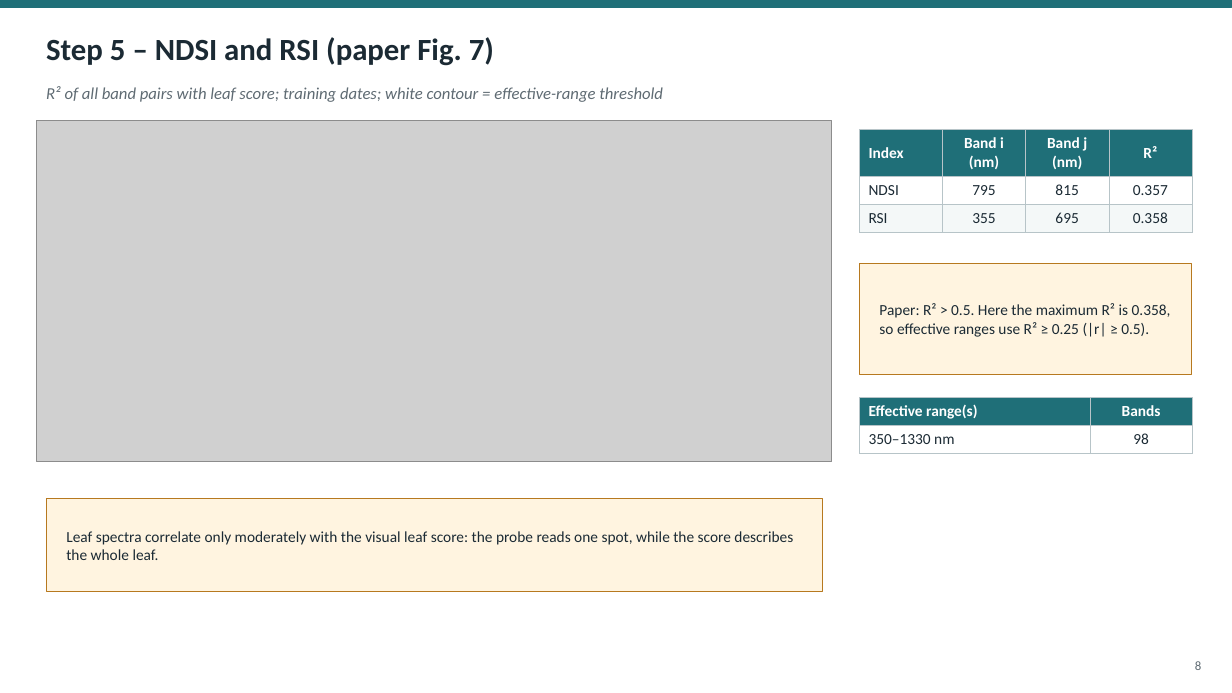
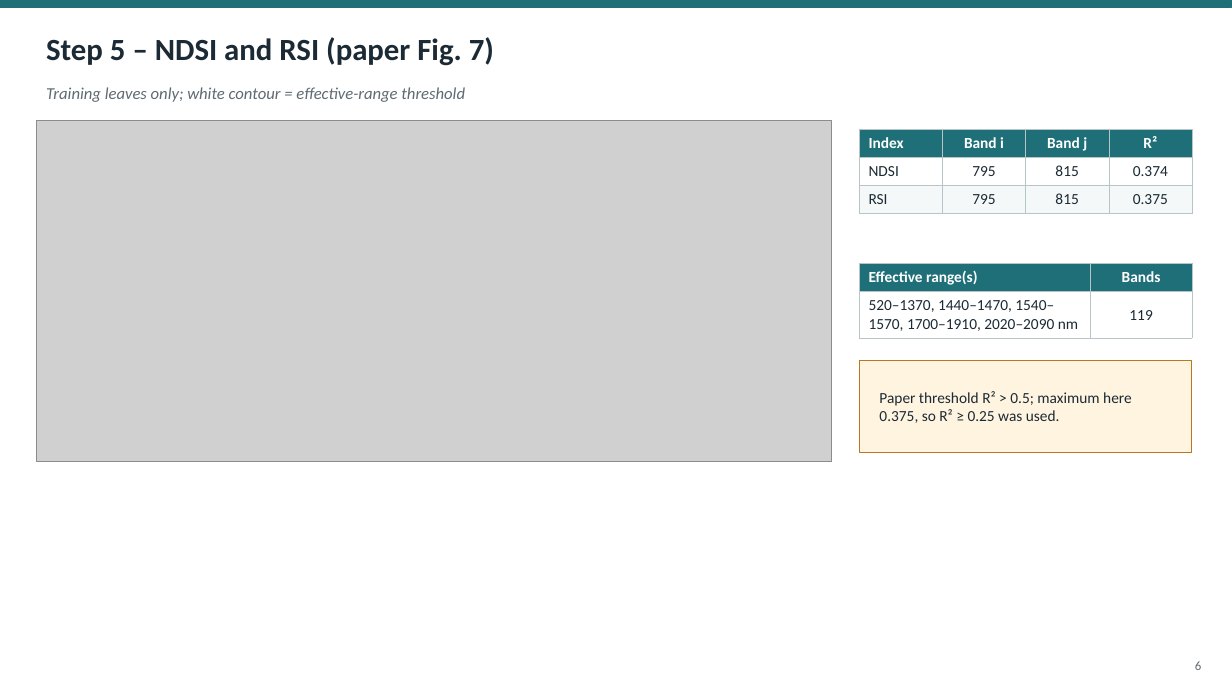
Before and after one commit to animesh270799-ctrl/meta, a slide deck: slide 6 of ASD_Leaf_WhiteRust_Seminar.pptx (slide 8 before the commit). Drawn at 1232x693 pixels with LibreOffice and Linux fonts; fonts in the diff are those of the drawing; grey boxes stand for pictures. Boxes give left, top, right and bottom in pixels: in the first picture for what was removed or moved away, otherwise in the second. Text is boxed around its words. In the diff, an @@ line names an element or a change of style, - is before the commit and + after.

```diff
--- a/ASD_Leaf_WhiteRust_Seminar.pptx
+++ b/ASD_Leaf_WhiteRust_Seminar.pptx
@@ text at box(46, 87, 465, 102): text changed @@
-R² of all band pairs with leaf score; training dates; white contour = effective-range threshold
+Training leaves only; white contour = effective-range threshold
@@ table at box(860, 129, 1192, 222) @@
-row 1, column 2: Band i (nm)
+row 1, column 2: Band i
-row 1, column 3: Band j (nm)
+row 1, column 3: Band j
-row 2, column 4: 0.357
+row 2, column 4: 0.374
-row 3: RSI | 355 | 695 | 0.358
+row 3: RSI | 795 | 815 | 0.375
@@ table added at box(860, 263, 1192, 356), 2 rows, 2 columns @@
+Effective range(s) | Bands
+520–1370, 1440–1470, 1540–1570, 1700–1910, 2020–2090 nm | 119
@@ rectangle: place and size @@
-rectangle at box(860, 263, 1192, 374)
+rectangle at box(860, 360, 1192, 453)
@@ table removed at box(860, 397, 1192, 490), 2 rows, 2 columns @@
-Effective range(s) | Bands
-350–1330 nm | 98
@@ text at box(879, 391, 1132, 423): text changed @@
-Paper: R² > 0.5. Here the maximum R² is 0.358, so effective ranges use R² ≥ 0.25 (|r| ≥ 0.5).
+Paper threshold R² > 0.5; maximum here 0.375, so R² ≥ 0.25 was used.
@@ rectangle removed at box(46, 499, 823, 592) @@
@@ text removed at box(66, 531, 793, 560) @@
-Leaf spectra correlate only moderately with the visual leaf score: the probe reads one spot, while the score describes the whole leaf.
```
Also in this commit, not shown: 13 other slides changed, 4 slides added, 5 slides removed, 10 other files.
